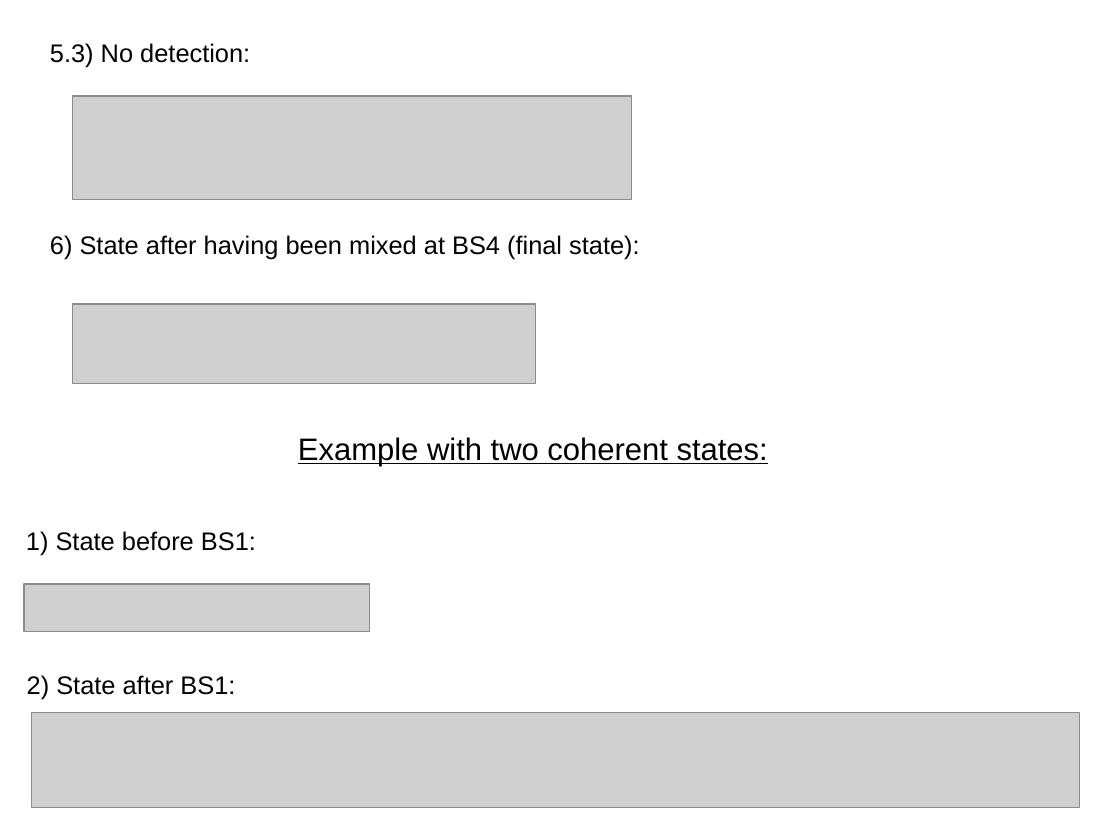
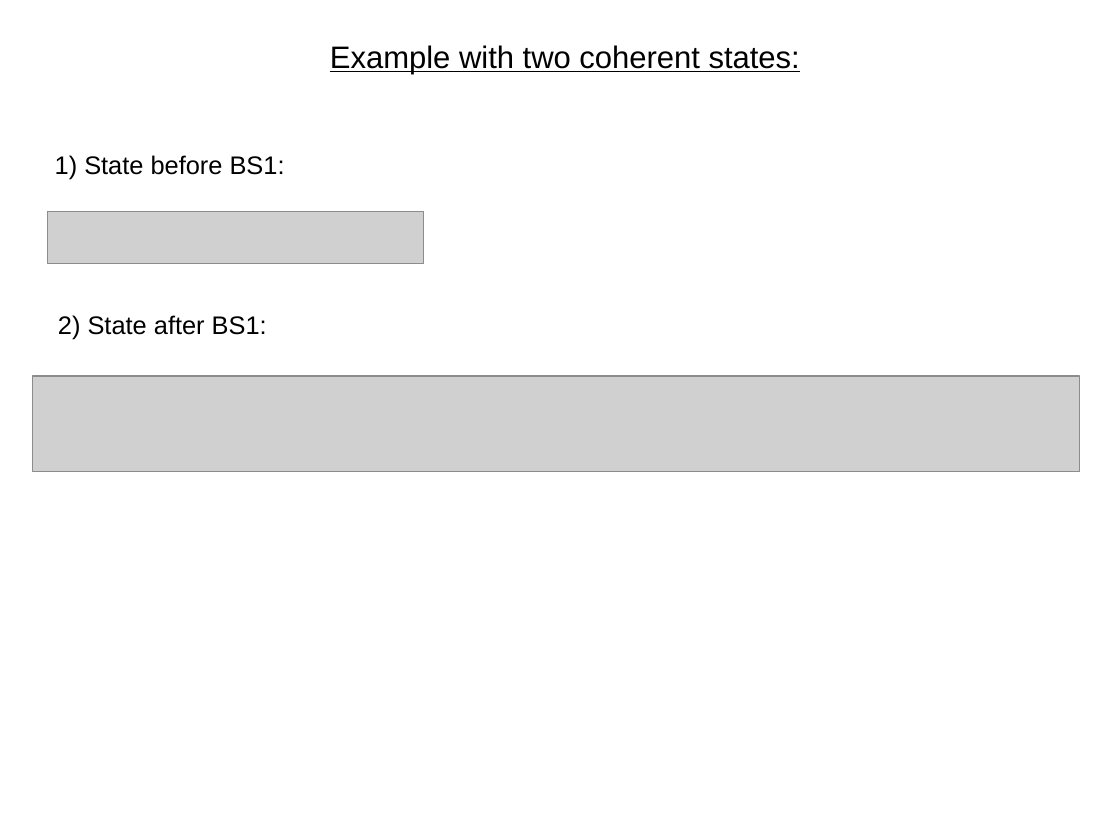
Before and after one commit to matthewR1993/qscheme, a slide deck: slide 5 of results/res2.odp (slide 4 before the commit). Drawn at 1120x840 pixels with LibreOffice and Linux fonts; fonts in the diff are those of the drawing; grey boxes stand for pictures. Boxes give left, top, right and bottom in pixels: in the first picture for what was removed or moved away, otherwise in the second. Text is boxed around its words. In the diff, an @@ line names an element or a change of style, - is before the commit and + after.

```diff
--- a/results/res2.odp
+++ b/results/res2.odp
@@ text removed at [50,43,250,67] @@
-5.3) No detection:
@@ text "Example with two coherent states:": place and size @@
-text "Example with two coherent states:" at [298,437,768,466]
+text "Example with two coherent states:" at [330,45,800,74]
@@ picture removed at [72,96,632,199] @@
@@ text "1) State before BS1:": place and size @@
-text "1) State before BS1:" at [26,531,256,555]
+text "1) State before BS1:" at [55,155,285,179]
@@ picture: place and size @@
-picture at [72,304,537,384]
+picture at [48,211,424,263]
@@ text removed at [50,235,640,259] @@
-6) State after having been mixed at BS4 (final state):
@@ text "2) State after BS1:": place and size @@
-text "2) State after BS1:" at [27,675,235,699]
+text "2) State after BS1:" at [58,315,267,339]
@@ picture: place and size @@
-picture at [32,712,1079,808]
+picture at [33,376,1080,472]
@@ picture removed at [24,584,370,632] @@
```
Also in this commit, not shown: 1 other slide changed, 1 slide added, 5 other files.
